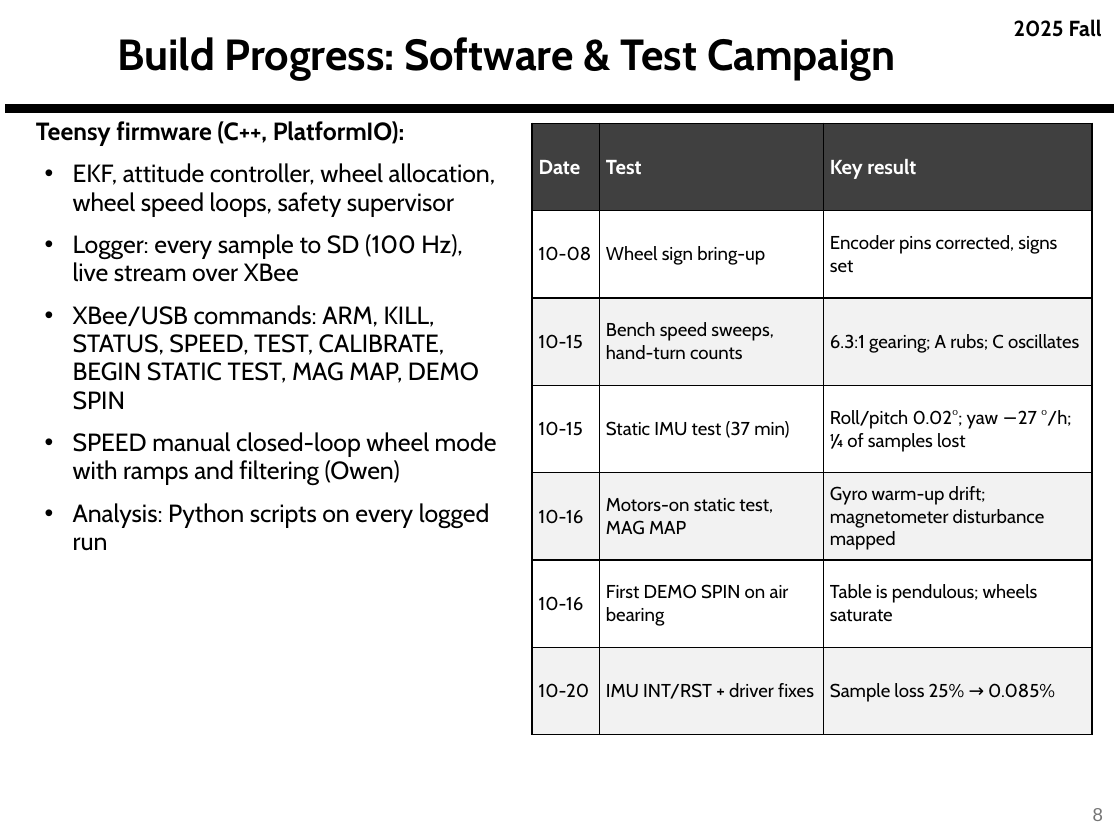
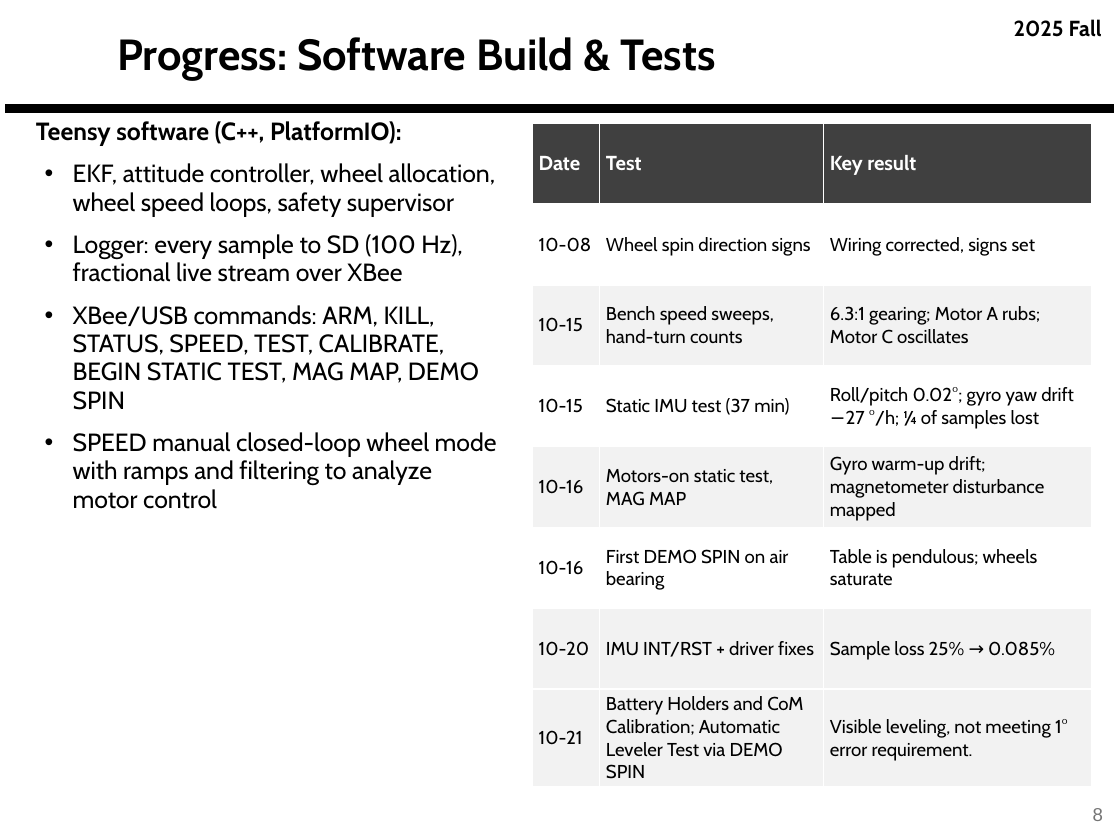
Before and after one commit to derek-weissinger-usafa/Astro-331-Lab-8, a slide deck: slide 8 of Reports/Astro 331 Lab 8_2_3 Body Problem_Prelim_Pres_FILLED.pptx. Drawn at 1120x840 pixels with LibreOffice and Linux fonts; fonts in the diff are those of the drawing; background and template pictures are left out. Boxes give left, top, right and bottom in pixels: in the first picture for what was removed or moved away, otherwise in the second. Text is boxed around its words. In the diff, an @@ line names an element or a change of style, - is before the commit and + after.

```diff
--- a/Reports/Astro 331 Lab 8_2_3 Body Problem_Prelim_Pres_FILLED.pptx
+++ b/Reports/Astro 331 Lab 8_2_3 Body Problem_Prelim_Pres_FILLED.pptx
@@ title at [117,37,716,80]: text changed @@
-Build Progress: Software & Test Campaign
+Progress: Software Build & Tests
@@ text at [36,121,401,145]: text changed @@
-Teensy firmware (C++, PlatformIO):
+Teensy software (C++, PlatformIO):
@@ table at [532,123,1092,785] @@
-row 2, column 2: Wheel sign bring-up
+row 2, column 2: Wheel spin direction signs
-row 2, column 3: Encoder pins corrected, signs set
+row 2, column 3: Wiring corrected, signs set
-row 3, column 3: 6.3:1 gearing; A rubs; C oscillates
+row 3, column 3: 6.3:1 gearing; Motor A rubs; Motor C oscillates
-row 4, column 3: Roll/pitch 0.02°; yaw −27 °/h; ¼ of samples lost
+row 4, column 3: Roll/pitch 0.02°; gyro yaw drift −27 °/h; ¼ of samples lost
+row 8: 10-21 | Battery Holders and CoM Calibration; Automatic Leveler Test via DEMO SPIN | Visible leveling, not meeting 1° error requirement.
@@ text at [73,234,463,282]: text changed @@
-• Logger: every sample to SD (100 Hz), live stream over XBee
+• Logger: every sample to SD (100 Hz), fractional live stream over XBee
@@ text at [73,432,497,509]: text changed @@
-• SPEED manual closed-loop wheel mode with ramps and filtering (Owen)
-• Analysis: Python scripts on every logged run
+• SPEED manual closed-loop wheel mode with ramps and filtering to analyze motor control
```
Also in this commit, not shown: 13 other slides changed, 2 slides added, 1 slide removed, 4 other files.
